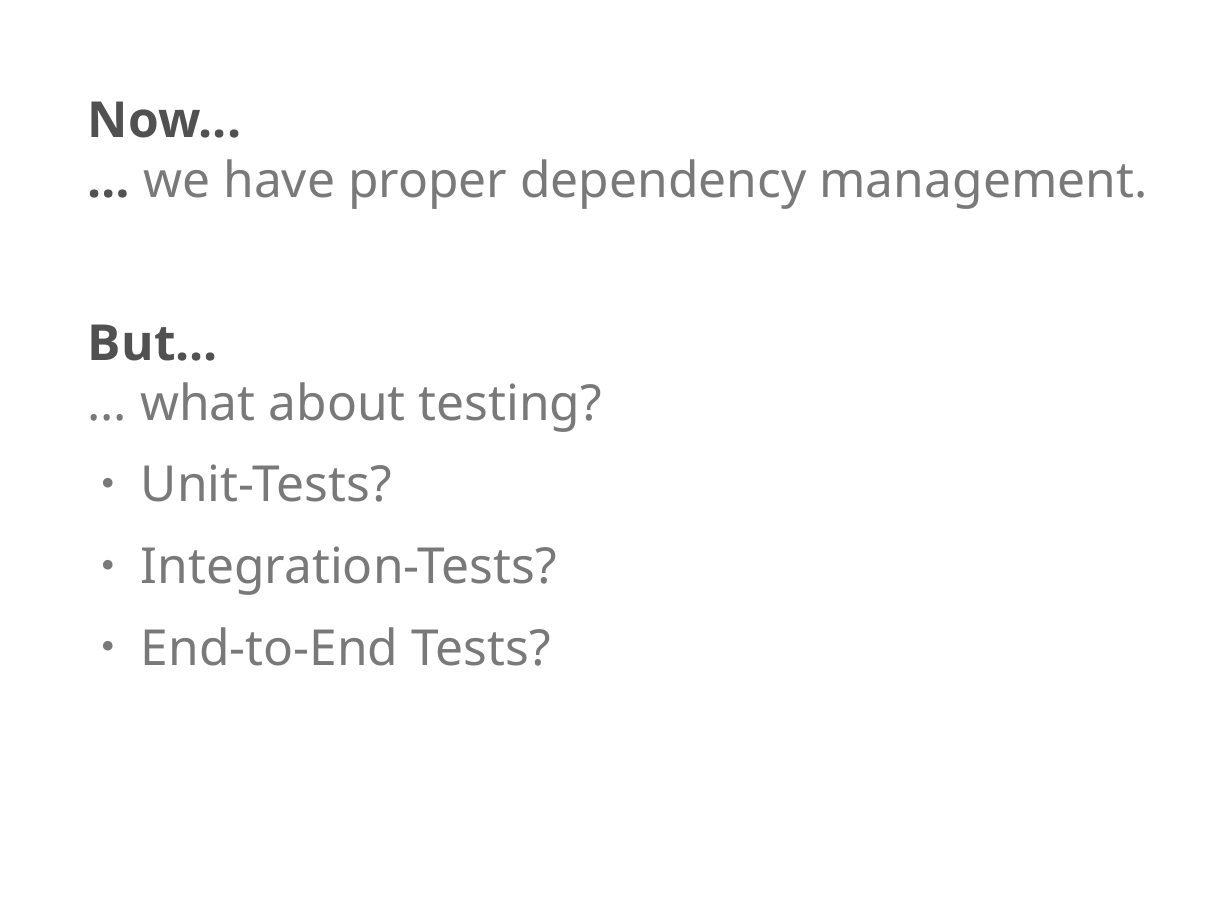
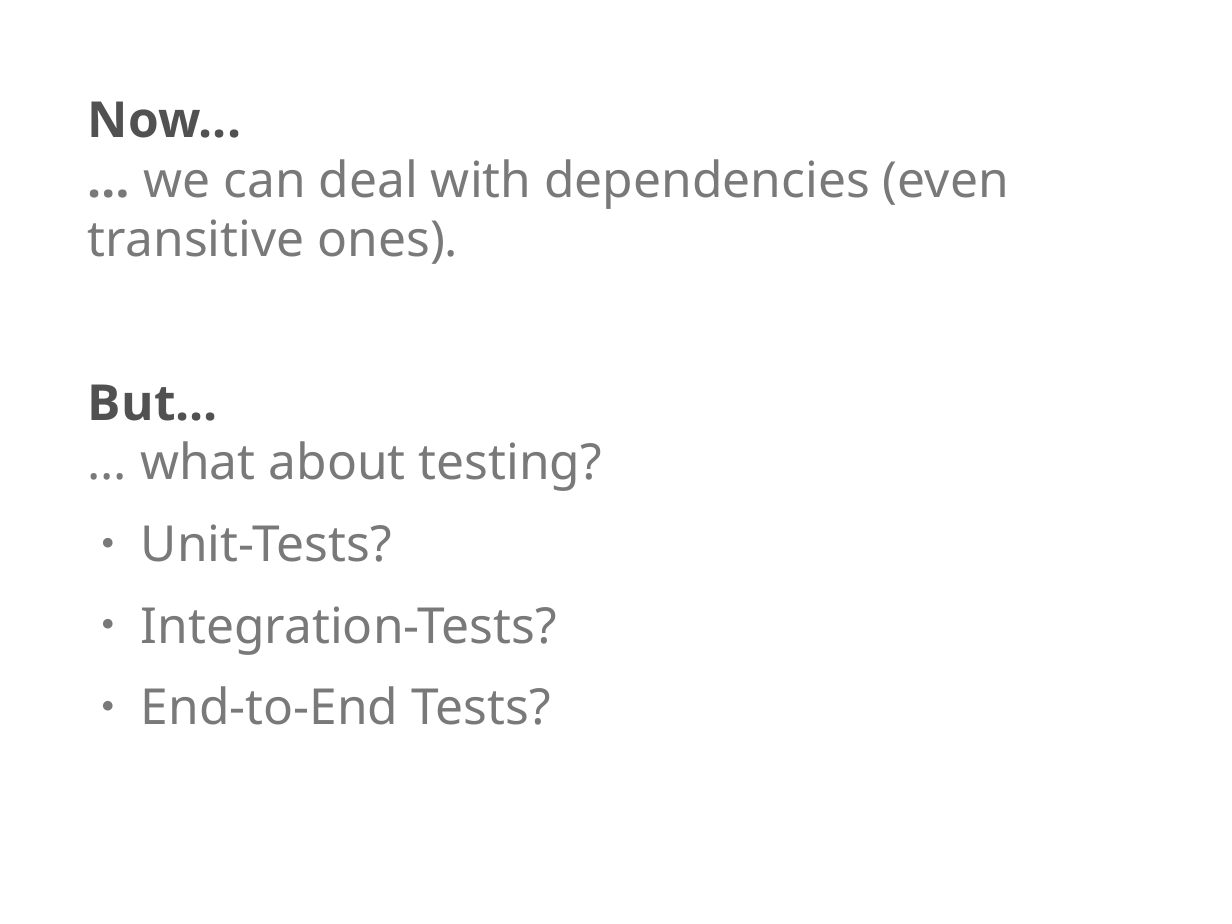
Before and after one commit to codecentric/movie-database-node, a slide deck: slide 15 of frameworks-tools-services-slides/agile-javascript-frameworks-tools-services.odp. Drawn at 1232x924 pixels with LibreOffice and Linux fonts; fonts in the diff are those of the drawing; background and template pictures are left out. Boxes give left, top, right and bottom in pixels: in the first picture for what was removed or moved away, otherwise in the second. Text is boxed around its words. In the diff, an @@ line names an element or a change of style, - is before the commit and + after.

```diff
--- a/frameworks-tools-services-slides/agile-javascript-frameworks-tools-services.odp
+++ b/frameworks-tools-services-slides/agile-javascript-frameworks-tools-services.odp
@@ text at <box>88,101,1009,264</box>: text changed @@
-Now...
-… we have proper dependency management.
+Now...
+… we can deal with dependencies (even transitive ones).
```
Also in this commit, not shown: 9 other slides changed, 1 slide added, 1 other file.
